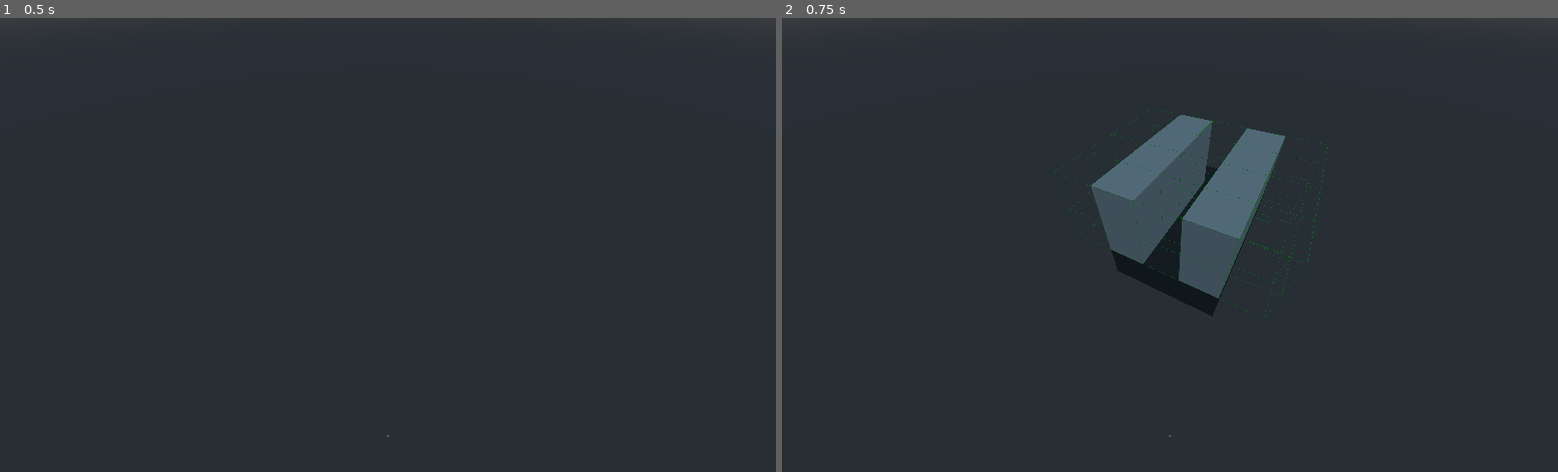
Above: before the commit, frames 1-2 (left to right).
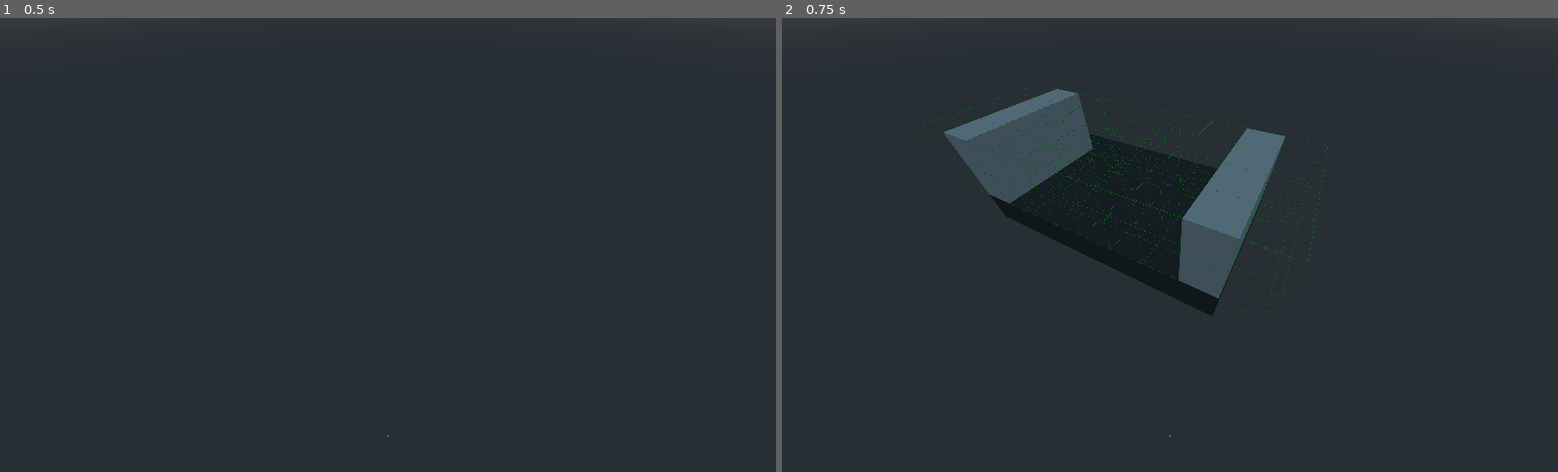
Above: after the commit, the same moments.

Repository: kumquat-ir/rand-dungeon-gen
Game: Godot game, scene res://World.tscn
Two runs of this game, one before a commit and one after it. Both use one fixed random seed, a clock stepped at 60 frames per second and the inputs below.
Inputs:
- Up to frame 1 (0.5 s): no input
- Up to frame 2 (0.75 s): tap Enter (ui_accept) at 0.5, 0.6 s

Frame 1 is identical in both runs. In frame 2, 6.3% of the frame differs, in the area x 18-56%, y 14-56%.

Commit message:
abstract non-40ft passages

Diff:
--- a/World.gd
+++ b/World.gd
@@ -27,7 +27,7 @@
 #12:	choose side passage
 var genHooks:Array = [
 	[
-		[0, 0, 0, 1], [3]
+		[0, 0, 0, 4], [3]
 	]
 ]
 
@@ -75,16 +75,16 @@
 			genStart(x, y, z, dir)
 		1:
 			print("generating 5ft passage at " + str(x) +  "/" + str(y) + "/" + str(z) + "|" + str(dir))
-			gen5pass(x, y, z, dir)
+			genSmallPass(x, y, z, dir, 5, 1)
 		2:
 			print("generating 10ft passage at " + str(x) +  "/" + str(y) + "/" + str(z) + "|" + str(dir))
-			gen10pass(x, y, z, dir)
+			genSmallPass(x, y, z, dir, 10, 2)
 		3:
 			print("generating 20ft passage at " + str(x) +  "/" + str(y) + "/" + str(z) + "|" + str(dir))
-			gen20pass(x, y, z, dir)
+			genSmallPass(x, y, z, dir, 20, 3)
 		4:
 			print("generating 30ft passage at " + str(x) +  "/" + str(y) + "/" + str(z) + "|" + str(dir))
-			gen30pass(x, y, z, dir)
+			genSmallPass(x, y, z, dir, 30, 4)
 		5:
 			if len(genHooks[0][1] != 4):
 				printerr("malformed 40ft passage hook " +  str(genHooks[0]) + ", removing")
@@ -130,13 +130,15 @@
 func genStart(x:int, y:int, z:int, dir:int):
 	pass
 
-func gen5pass(x:int, y:int, z:int, dir:int):
+func genSmallPass(x:int, y:int, z:int, dir:int, wid:int, hknum:int):
+	var w = wid / 5
 	var exclude = [2, 3, 4, 6, 7, 8, 9, 11, 12, 13, 14, 15, 16, 17, 18, 19, 20]
-	var bounds = dirSum2([3, 6, 0, 0], dir)
+	var bounds = dirSum2([2 + w, 6, 0, 0], dir)
 	var origin = dirSum2([0, 0, 1, 0], dir)
 	if not checkArray(prismArray(bounds[0], 3, bounds[1], origin[0] + x, y, origin[1] + z)):
 		exclude.append(1)
 		exclude.append(5)
+		exclude.append(10)
 	match roll(20, exclude):
 		1:
 			print("30ft straight, continue")
@@ -150,39 +152,30 @@
 #			bounds = dirSum2([5, 6, 0, 0], dir)
 #			origin = dirSum2([0, 0, 2, 0], dir)
 #			$"tile-metadata".setPrism(bounds[0], 2, bounds[1], origin[0] + x, y, origin[1] + z, 1)
-			passageBase([3, 7, 0, 0], x, y, z, dir)
+			passageBase([2 + w, 7, 0, 0], x, y, z, dir)
 #			var disp = dirSum2([0, 6, 0, 0], dir)
 #			genHooks.append([
 #				[disp[0] + x, y, disp[1] + z, 1],
 #			[dir]])
-			newHooks([[0, 6, 0, 0]], [1], x, y, z, dir)
+			newHooks([[0, 6, 0, 0]], [hknum], x, y, z, dir)
 		5:
 			print("20ft straight to door")
-			passageBase([3, 5, 0, 0], x, y, z, dir)
+			passageBase([2 + w, 5, 0, 0], x, y, z, dir)
 			newHooks([[0, 4, 0, 0]], [6], x, y, z, dir)
 		10:
 			print("20ft straight to possible secret door")
-			passageBase([3, 5, 0, 0], x, y, z, dir)
+			passageBase([2 + w, 5, 0, 0], x, y, z, dir)
 			if roll(10) == 10:
 				newHooks([[0, 4, 0, 0]], [6], x, y, z, dir, [[5]])
 			else:
-				bounds = dirSum2([3, 0, 0, 0], dir)
+				bounds = dirSum2([2 + w, 0, 0, 0], dir)
 				origin = dirSum2([0, 4, 1, 0], dir)
 				$tiles.setPrism(bounds[0], 2, bounds[1], origin[0] + x, y, origin[1] + z, 1)
-				bounds = dirSum2([5, 2, 0, 0], dir)
+				bounds = dirSum2([4 + w, 2, 0, 0], dir)
 				origin = dirSum2([0, 4, 2, 0], dir)
 				$"tile-metadata".setPrism(bounds[0], 2, bounds[1], origin[0] + x, y, origin[1] + z, 1)
 		_:
 			print("no space for anything")
-
-func gen10pass(x:int, y:int, z:int, dir:int):
-	pass
-
-func gen20pass(x:int, y:int, z:int, dir:int):
-	pass
-
-func gen30pass(x:int, y:int, z:int, dir:int):
-	pass
 
 func gen40pass(x:int, y:int, z:int, dir:int, pillar:int, h:int, gallery:bool):
 	pass
